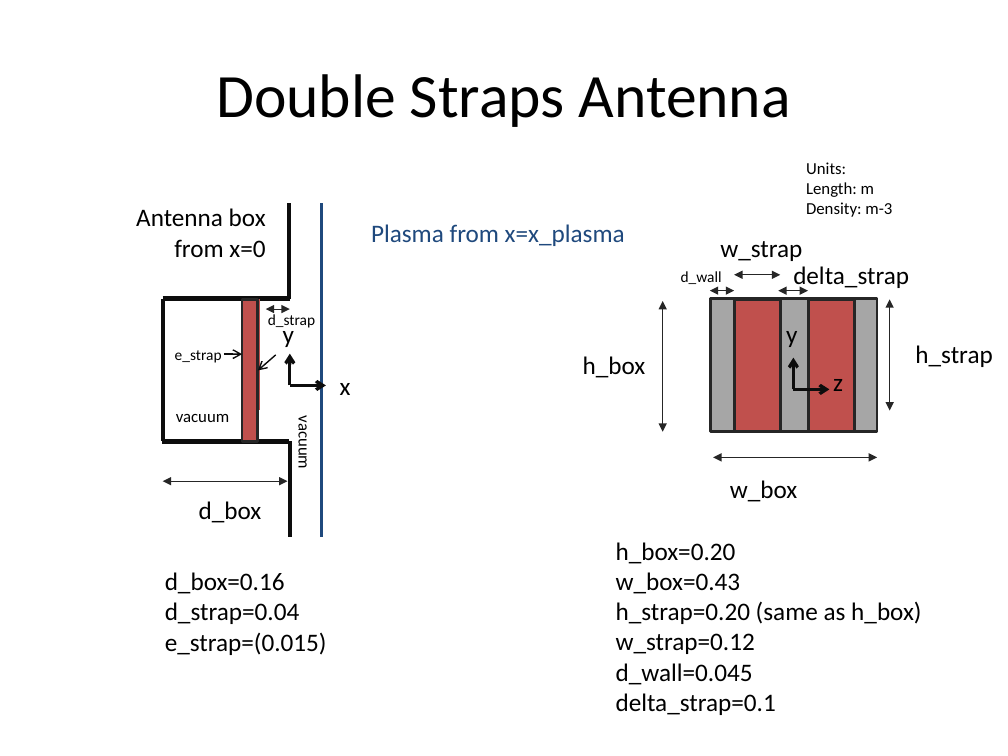
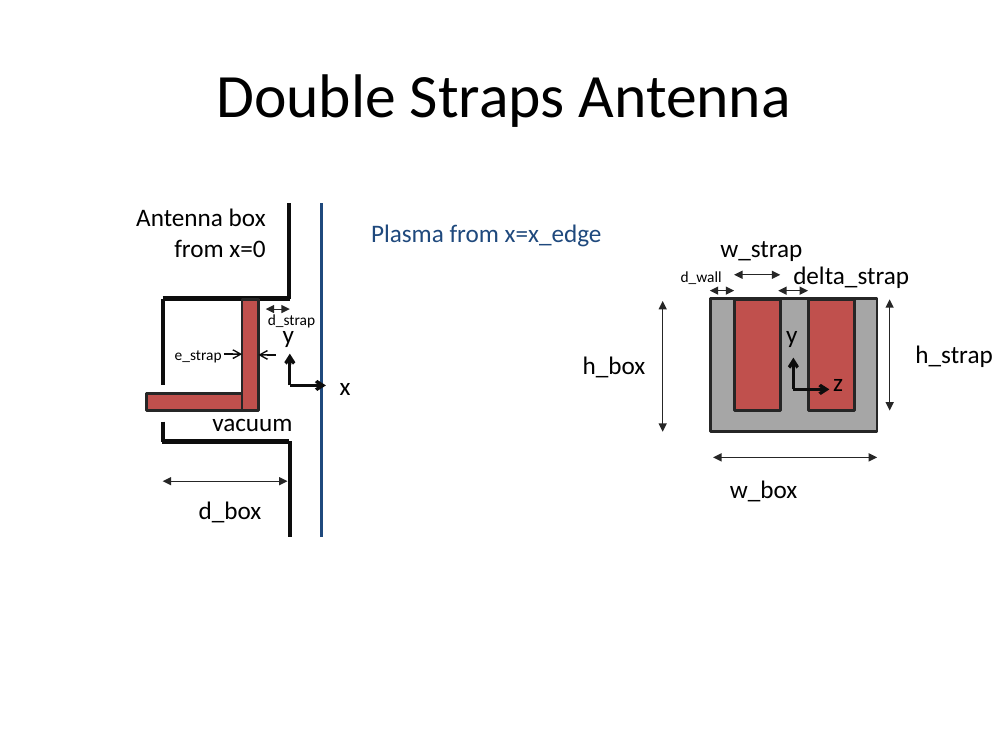
Before and after one commit to jhillairet/SOFT2018_Cold_Plasma_Modeling, a slide deck: slide 2 of Test Configurations/Test Geometries.pptx (slide 3 before the commit). Drawn at 1008x756 pixels with LibreOffice and Linux fonts; fonts in the diff are those of the drawing. Boxes give left, top, right and bottom in pixels: in the first picture for what was removed or moved away, otherwise in the second. Text is boxed around its words. In the diff, an @@ line names an element or a change of style, - is before the commit and + after.

```diff
--- a/Test Configurations/Test Geometries.pptx
+++ b/Test Configurations/Test Geometries.pptx
@@ text removed at [806, 162, 892, 217] @@
-Units:
-Length: m
-Density: m-3
@@ text at [371, 224, 602, 247]: text changed @@
-Plasma from x=x_plasma
+Plasma from x=x_edge
@@ line moved from (162, 298) - (162, 442) to (162, 298) - (162, 385) @@
@@ rectangle: place and size @@
-rectangle at [242, 299, 258, 442]
+rectangle at [242, 299, 258, 410]
@@ rectangle: place and size @@
-rectangle at [734, 299, 780, 431]
+rectangle at [734, 299, 780, 410]
@@ rectangle: place and size @@
-rectangle at [808, 299, 855, 431]
+rectangle at [808, 299, 855, 410]
@@ arrow moved from (276, 355) - (258, 370) to (276, 355) - (258, 355) @@
@@ rectangle added at [147, 394, 242, 410], fill #C0504D, outline #262626 2 pt @@
@@ line added from (258, 409) to (162, 409), #C0504D 3 pt @@
@@ text "vacuum": place and size @@
-text "vacuum" at [176, 414, 229, 422]
+text "vacuum" at [212, 411, 292, 432]
@@ text "vacuum" at [212, 411, 292, 432]: size 12 to 18 pt @@
@@ line added from (162, 421) to (162, 442), #0D0D0D 3 pt @@
@@ text removed at [294, 421, 314, 468] @@
-vacuum
@@ text removed at [616, 542, 921, 715] @@
-h_box=0.20
-w_box=0.43
-h_strap=0.20 (same as h_box)
-w_strap=0.12
-d_wall=0.045
-delta_strap=0.1
@@ text removed at [165, 572, 327, 655] @@
-d_box=0.16
-d_strap=0.04
-e_strap=(0.015)
```
Also in this commit, not shown: 1 other slide changed, 1 slide removed.
